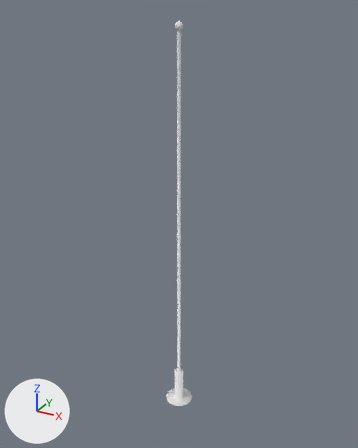
Two versions of the FBX model Assets/Models/FlagPole/FlagPole.fbx, one commit apart.
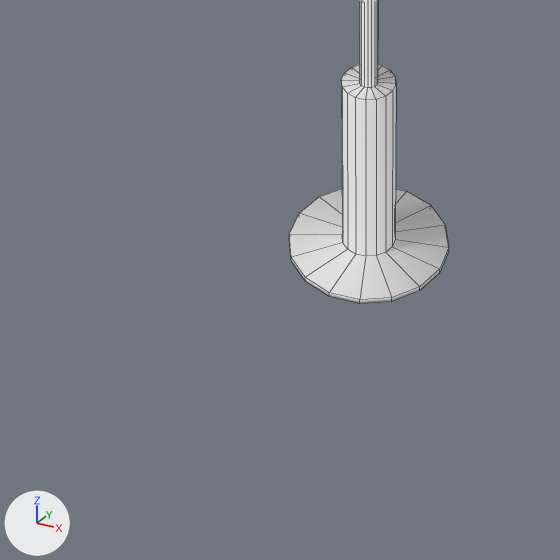
There are two pictures of each version: one whole from a 50 mm lens placed at (4.32, -7.86, 8.32), pointed at (-0.11, 0.21, 4.28), one close up on the part from 33% to 59% of the width and 80% to 100% of the height. The lights are fixed; the arrows at lower left show +X, +Y and +Z. The close-ups show mesh edges as thin lines. Where no turn or scale is listed for an object, it has been applied to the vertices.

Objects in the first close-up: 'Flagpole'.
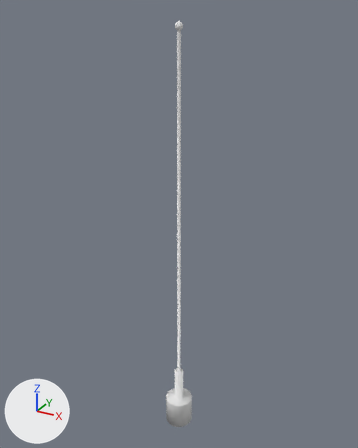
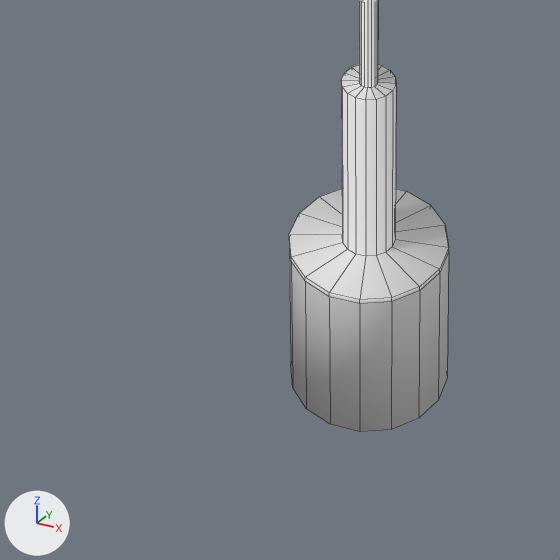
What changed in the scene script:
```text
Change me_cylinder:
    used by ob_flagpole; location = (0.0, 0.0, 0.0)
    remove me_cylinder.from_pydata(...)  # 209 vertices, 209 faces; spans x -0.3..0.3, y -0.3..0.3, z 0.0..8.1
    add me_cylinder.from_pydata(...)  # 225 vertices, 225 faces; spans x -0.3..0.3, y -0.3..0.3, z -0.62..8.1
    me_cylinder part 1
    1 face is deleted
    16 new vertices lie (0.0, 0.0, -0.62) away from vertices in x -0.3..0.3, y -0.3..0.3, z 0.0
    17 new faces join them
```

Pixel boxes [x1, y1, x2, y2] of what changed, in the close-ups (560 x 560 px):
'Flagpole', reshaped: before [289, 0, 449, 304]; after [289, 0, 449, 432]
part 1 of me_cylinder, built on: after [289, 243, 449, 432]
